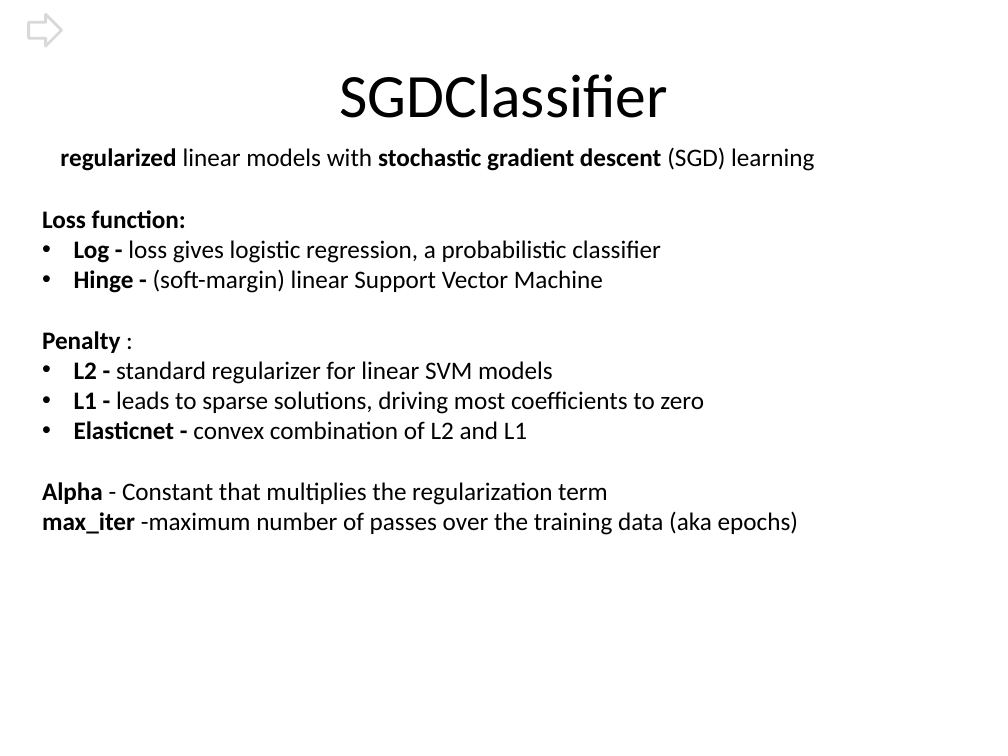
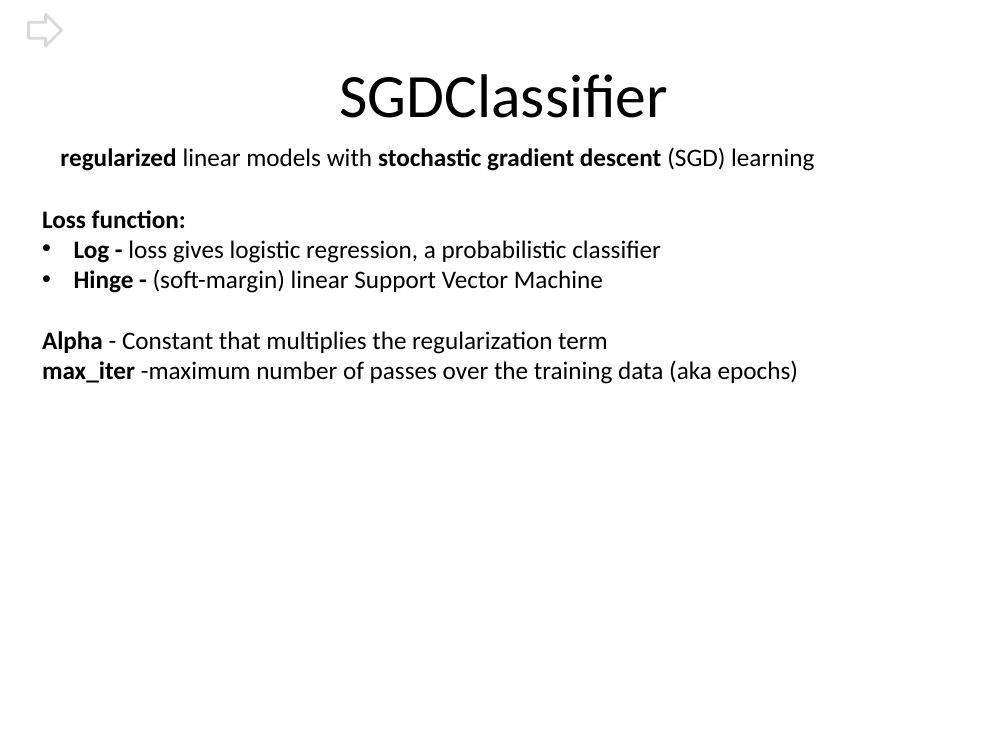
Before and after one commit to vaetern/match-sets, a slide deck: slide 15 of asafonov, hands-on ml.pptx (slide 14 before the commit). Drawn at 1008x756 pixels with LibreOffice and Linux fonts; fonts in the diff are those of the drawing. Boxes give left, top, right and bottom in pixels: in the first picture for what was removed or moved away, otherwise in the second. Text is boxed around its words. In the diff, an @@ line names an element or a change of style, - is before the commit and + after.

```diff
--- a/asafonov, hands-on ml.pptx
+++ b/asafonov, hands-on ml.pptx
@@ text at <box>42,331,704,440</box>: paragraphs removed @@
-Penalty :
-• L2 - standard regularizer for linear SVM models
-• L1 - leads to sparse solutions, driving most coefficients to zero
-• Elasticnet - convex combination of L2 and L1
```
Also in this commit, not shown: 1 other slide changed, 2 slides added.
